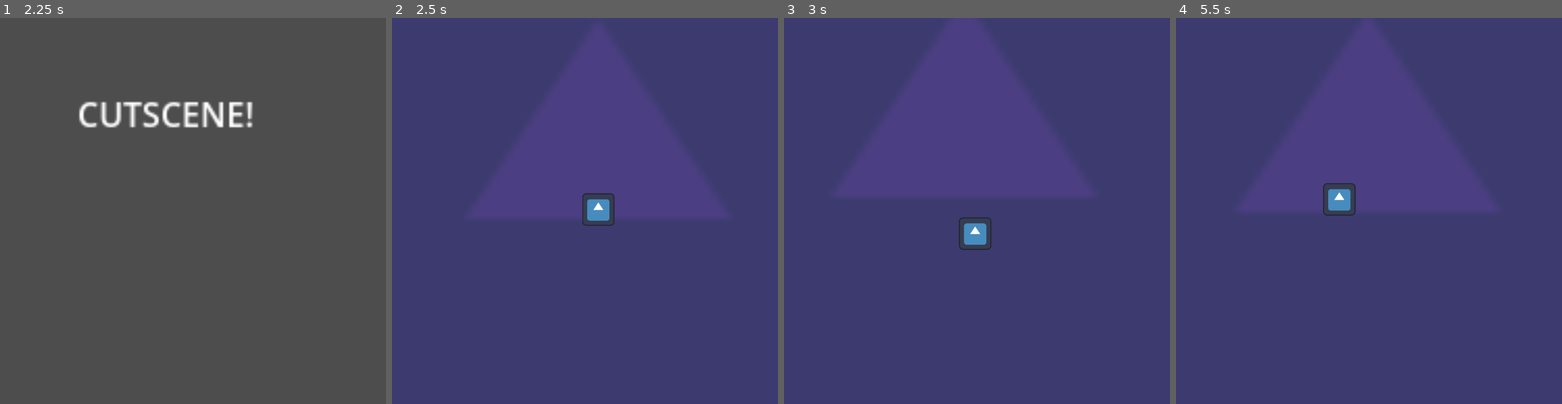
Above: before the commit, frames 1-4 (left to right).
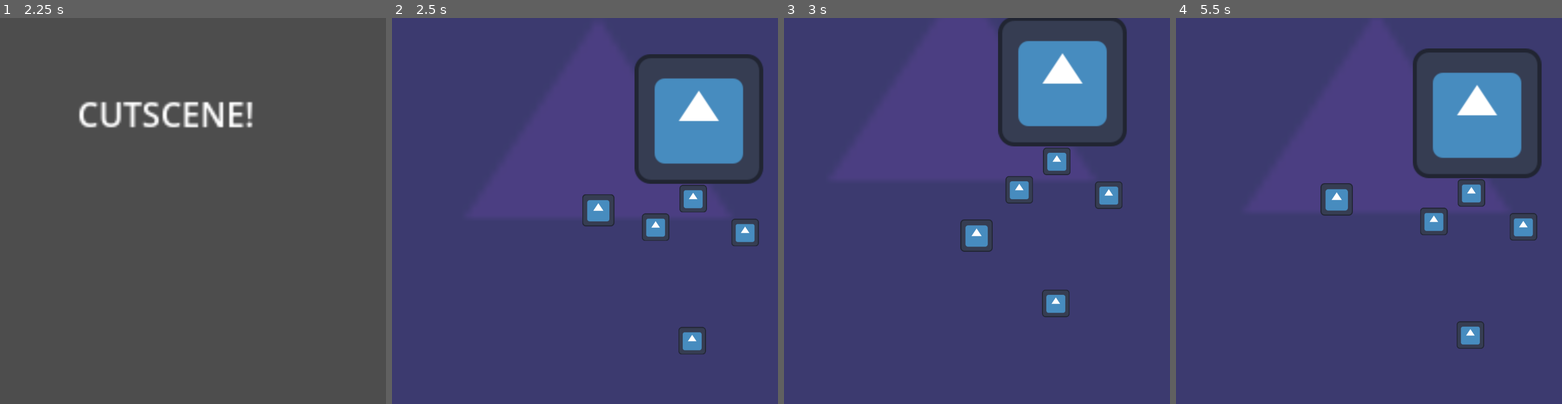
Above: after the commit, the same moments.

Repository: AstusRush/godot-wild-jam-86
Game: Godot game, scene res://Scenes/menu.tscn
Two runs of this game, one before a commit and one after it. Both use one fixed random seed, a clock stepped at 60 frames per second and the inputs below. The engine's default icon, where the game draws it, is replaced by a stand-in: a white triangle on a blue panel in a dark square.
Inputs (mouse positions are in pixels of both pictures, inside the frame that each line leads up to):
- Up to frame 1 (2.25 s): click "BEGIN" at 0.5 s; tap Enter at 1.25 s; move the mouse to (277, 191) at 1.27 s; hold D (MoveRight) 1.28-2.03 s; hold Space (Lunge) 1.28-2.03 s; move the mouse to (115, 230) at 2.02 s; hold S (MoveDown) from 2.03 s (still down); tap T (Test) at 2.1 s
- Up to frame 2 (2.5 s): keep holding S (MoveDown)
- Up to frame 3 (3 s): move the mouse to (1015, 126) at 2.77 s; release S (MoveDown) at 2.78 s; hold D (MoveRight) from 2.78 s (still down); hold Space (Lunge) from 2.78 s (still down)
- Up to frame 4 (5.5 s): move the mouse to (1349, 288) at 3.52 s; release D (MoveRight) at 3.53 s; release Space (Lunge) at 3.53 s; hold W (MoveUp) 3.53-4.25 s; tap T (Test) at 3.6 s; click "AGAIN!" at 4.25 s; move the mouse to (1484, 268) at 5.02 s; hold A (MoveLeft) from 5.03 s (still down); hold Space (Lunge) from 5.03 s (still down)

Frame 1 is identical in both runs. In frame 2, 13% of the frame differs, in the area x 49-97%, y 9-88%; in frame 3, 13%, in the area x 45-89%, y 0-78%; in frame 4, 13%.

Commit message:
basic enemy and attack implementation

Diff:
--- /dev/null
+++ b/Scenes/enemy.tscn
@@ -0,0 +1,26 @@
+[gd_scene load_steps=5 format=3 uid="uid://cy8xoy4p76uee"]
+
+[ext_resource type="Script" uid="uid://bwlsbja85m83w" path="res://Scripts/Enemy.gd" id="1_1f0kj"]
+[ext_resource type="Texture2D" uid="uid://bpwrtt0obc77l" path="res://icon.svg" id="2_1f0kj"]
+
+[sub_resource type="PhysicsMaterial" id="PhysicsMaterial_1f0kj"]
+friction = 0.0
+bounce = 0.2
+
+[sub_resource type="CircleShape2D" id="CircleShape2D_1f0kj"]
+radius = 45.099888
+
+[node name="Enemy" type="RigidBody2D"]
+collision_layer = 2
+collision_mask = 4
+physics_material_override = SubResource("PhysicsMaterial_1f0kj")
+gravity_scale = 0.0
+lock_rotation = true
+script = ExtResource("1_1f0kj")
+
+[node name="Sprite2D" type="Sprite2D" parent="."]
+scale = Vector2(0.64, 0.64)
+texture = ExtResource("2_1f0kj")
+
+[node name="CollisionShape2D" type="CollisionShape2D" parent="."]
+shape = SubResource("CircleShape2D_1f0kj")
--- a/Scenes/game.tscn
+++ b/Scenes/game.tscn
@@ -6,6 +6,13 @@
 [ext_resource type="Script" uid="uid://ce6p4aodr01aw" path="res://Scripts/Player.gd" id="2_wrm1d"]
 [ext_resource type="Script" uid="uid://mq7doga6rtdm" path="res://Scripts/DeathScreen.gd" id="4_3dryh"]
 [ext_resource type="Texture2D" uid="uid://bpwrtt0obc77l" path="res://icon.svg" id="6_i6g32"]
+[ext_resource type="PackedScene" uid="uid://cy8xoy4p76uee" path="res://Scenes/enemy.tscn" id="7_1l0tm"]
+
+[sub_resource type="CircleShape2D" id="CircleShape2D_1l0tm"]
+radius = 66.4906
+
+[sub_resource type="RectangleShape2D" id="RectangleShape2D_i6g32"]
+size = Vector2(374, 372)
 
 [node name="Game" type="Node2D"]
 
@@ -155,9 +162,11 @@
 size_flags_horizontal = 3
 text = "MENU"
 
-[node name="Player" parent="." instance=ExtResource("1_ebmjs")]
+[node name="Player" parent="." node_paths=PackedStringArray("attackBox") instance=ExtResource("1_ebmjs")]
+collision_mask = 5
+lock_rotation = true
 script = ExtResource("2_wrm1d")
-baseAccel = 1000.0
+baseAccel = 1400.0
 baseDrag = 1.5
 baseDecel = 3000.0
 jitterSnapThreshold = 50
@@ -168,9 +177,43 @@
 lungeAccel = 400
 maxLungeCounterMod = 3.5
 maxLungeCharge = 1.5
+attackBox = NodePath("AttackBox")
+
+[node name="AttackBox" type="Area2D" parent="Player"]
+collision_layer = 0
+collision_mask = 2
+
+[node name="CollisionShape2D" type="CollisionShape2D" parent="Player/AttackBox"]
+shape = SubResource("CircleShape2D_1l0tm")
 
 [node name="Sprite2D" type="Sprite2D" parent="."]
 modulate = Color(0.28235295, 0.11372549, 1, 0.29803923)
 z_index = -225
 scale = Vector2(20, 20)
 texture = ExtResource("6_i6g32")
+
+[node name="StaticBody2D" type="StaticBody2D" parent="."]
+position = Vector2(300, -249)
+collision_layer = 4
+collision_mask = 0
+
+[node name="Sprite2D" type="Sprite2D" parent="StaticBody2D"]
+position = Vector2(0, -8)
+scale = Vector2(3, 3.0234375)
+texture = ExtResource("6_i6g32")
+
+[node name="CollisionShape2D" type="CollisionShape2D" parent="StaticBody2D"]
+position = Vector2(-1, -7)
+shape = SubResource("RectangleShape2D_i6g32")
+
+[node name="Enemy" parent="." instance=ExtResource("7_1l0tm")]
+position = Vector2(283, -19)
+
+[node name="Enemy2" parent="." instance=ExtResource("7_1l0tm")]
+position = Vector2(171, 66)
+
+[node name="Enemy3" parent="." instance=ExtResource("7_1l0tm")]
+position = Vector2(438, 82)
+
+[node name="Enemy4" parent="." instance=ExtResource("7_1l0tm")]
+position = Vector2(280, 405)
--- a/Scenes/player.tscn
+++ b/Scenes/player.tscn
@@ -1,11 +1,16 @@
-[gd_scene load_steps=3 format=3 uid="uid://cg7pjf54rwrq1"]
+[gd_scene load_steps=4 format=3 uid="uid://cg7pjf54rwrq1"]
 
 [ext_resource type="Texture2D" uid="uid://bpwrtt0obc77l" path="res://icon.svg" id="1_v0iea"]
+
+[sub_resource type="PhysicsMaterial" id="PhysicsMaterial_v0iea"]
+friction = 0.0
+bounce = 0.3
 
 [sub_resource type="CircleShape2D" id="CircleShape2D_cvnsp"]
 radius = 58.21512
 
 [node name="Player" type="RigidBody2D"]
+physics_material_override = SubResource("PhysicsMaterial_v0iea")
 gravity_scale = 0.0
 
 [node name="Sprite2D" type="Sprite2D" parent="."]
--- /dev/null
+++ b/Scripts/Enemy.gd
@@ -0,0 +1,26 @@
+class_name Enemy
+extends RigidBody2D
+
+var _dead = false
+const DeadDampening = 5
+const ImpactForceMod = 1.2
+const CollisionMaskAlive = 0
+const CollisionMaskDead = 4 + 2 # can now collide with walls and other enemies
+
+func _enter_tree():
+	linear_damp=0
+	collision_mask=CollisionMaskAlive # not colliding with anything
+
+func _process(delta):
+	pass
+
+func hit(impactForce : Vector2):
+	linear_velocity=impactForce*ImpactForceMod
+	if not _dead:
+		modulate.r=0
+		modulate.b=0
+		modulate.g=0
+		linear_damp=DeadDampening
+		collision_mask=CollisionMaskDead
+	else:
+		_dead=true
--- a/Scripts/Player.gd
+++ b/Scripts/Player.gd
@@ -1,8 +1,5 @@
 class_name Player
 extends RigidBody2D
-
-func _enter_tree():
-	Level.player=self
 
 var inputAxis=Vector2.ZERO
 var movementAxis=Vector2.ZERO
@@ -23,6 +20,18 @@
 @export var maxLungeCharge : float = 1
 
 var _curLungeCharge = -1
+
+@export var attackBox : Area2D
+var _hitList : Array[Enemy] # to prevent enemies from getting hit twice in a single lunge
+
+func _enter_tree():
+	Level.player=self
+	attackBox.body_entered.connect(_onAttackBoxBodyEntered)
+
+func _ready():
+	pass
+
+
 
 func _process(delta):
 	inputAxis = Vector2.ZERO
@@ -94,6 +103,7 @@
 
 		linear_velocity += finalStep
 
+	attackBox.monitoring=isLunging()
 
 
 	if isChargingLunge():
@@ -103,6 +113,7 @@
 			EV_LungeFullyCharged.emit()
 
 func _lungeBegin():
+	_hitList.clear()
 	_curLungeCharge=0
 	EV_LungeBegin.emit()
 func _lungeRelease():
@@ -131,3 +142,11 @@
 	EV_death.emit()
 func isDead():
 	return _dead
+
+func _onAttackBoxBodyEntered(body):
+	pass
+	var enemy : Enemy = body
+	if _hitList.has(enemy):
+		return
+	enemy.hit(linear_velocity)
+	_hitList.append(enemy)
Not shown: 1 places in Scenes/game.tscn that only renumber resources
Not shown, added: Scripts/Enemy.gd.uid
